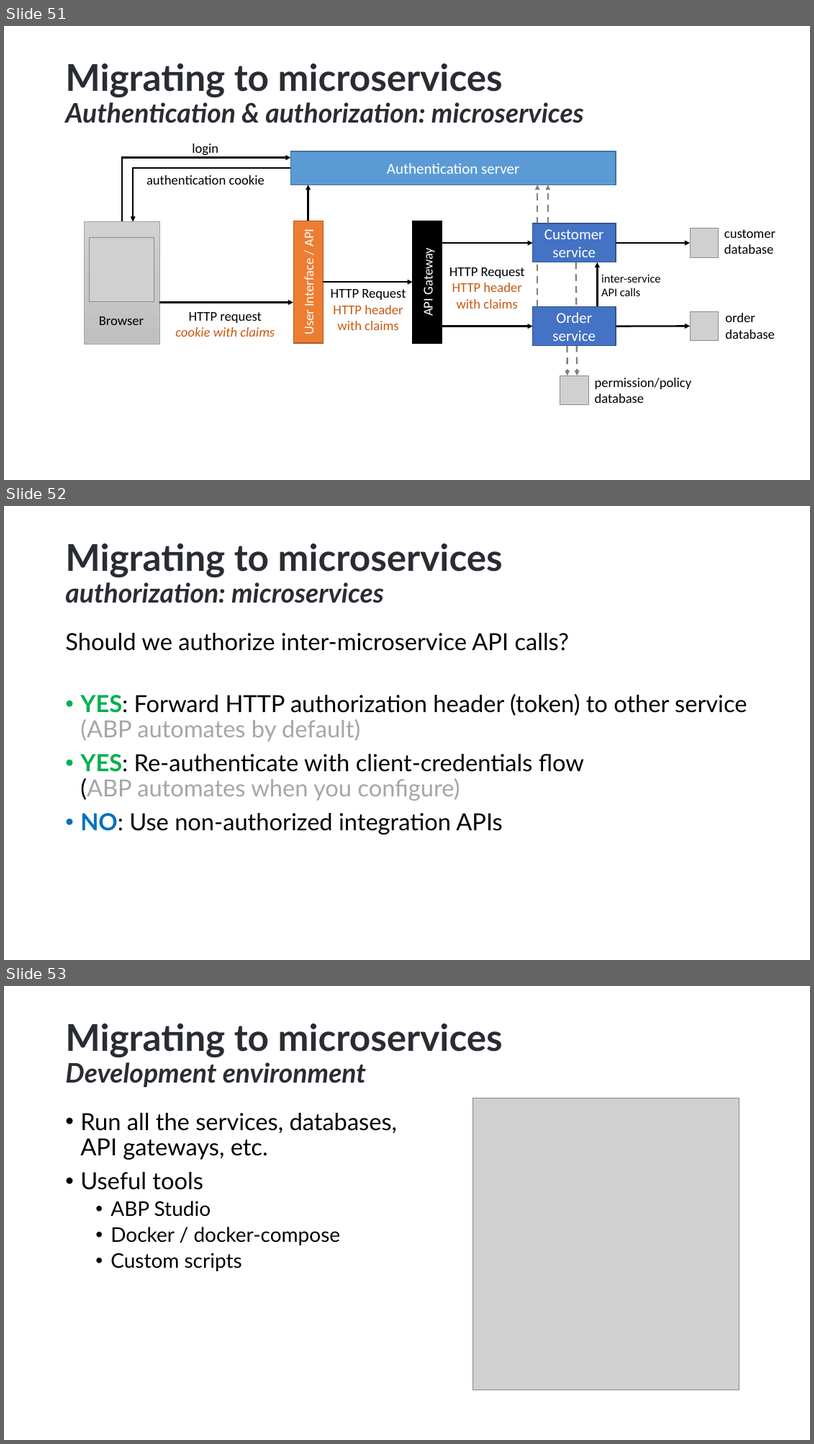
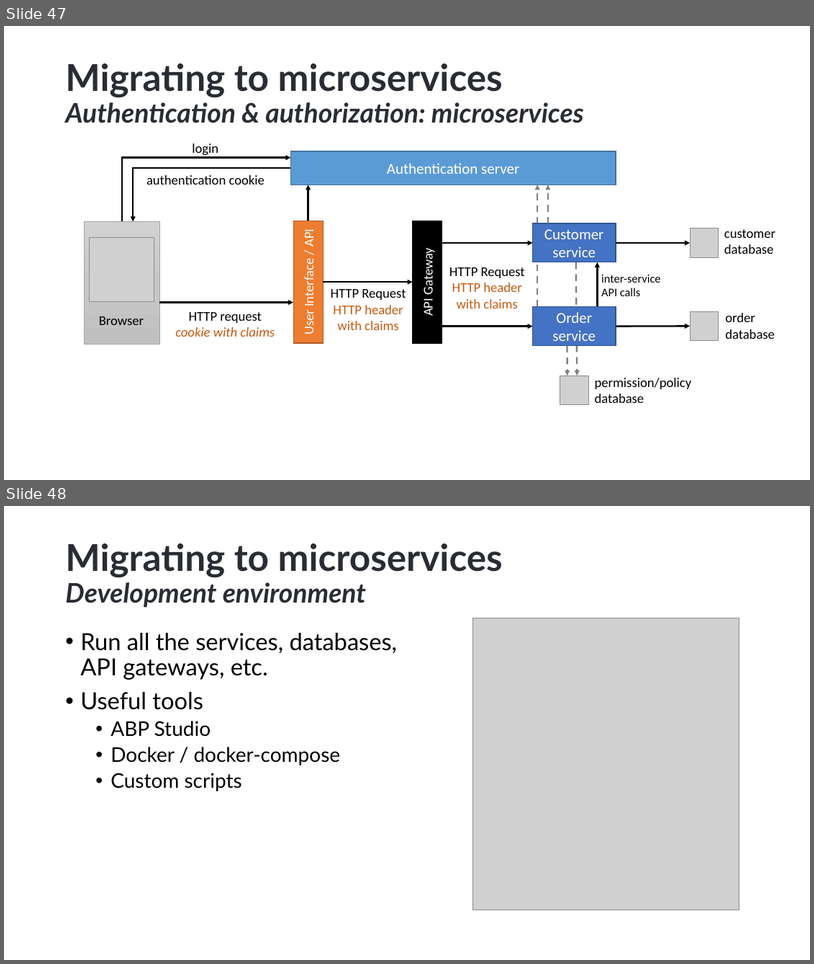
Before and after one commit to hikalkan/presentations, a slide deck: 2025-04-16 Roma Designing Monolith First For Microservices/Monolith First Presentation 1 - short.pptx. Shown one above the other, each under a label of ours: slides 51, 52 and 53 before the commit, slides 47 and 48 after it. The pictures are 814x1444 and 814x964 pixels, drawn with LibreOffice and Linux fonts; fonts in the diff are those of the drawing; grey boxes stand for pictures; background and template pictures are left out. Boxes give left, top, right and bottom in pixels: in the first picture for what was removed or moved away, otherwise in the second. Text is boxed around its words. In the diff, an @@ line names an element or a change of style, - is before the commit and + after.

```diff
--- a/2025-04-16 Roma Designing Monolith First For Microservices/Monolith First Presentation 1 - short.pptx
+++ b/2025-04-16 Roma Designing Monolith First For Microservices/Monolith First Presentation 1 - short.pptx
@@ slide 52 removed at (4, 506, 810, 960), background picture (left out) @@
@@ title removed at (65, 543, 503, 603) @@
-Migrating to microservices
-authorization: microservices
@@ text removed at (65, 633, 747, 834) @@
-Should we authorize inter-microservice API calls?
-• YES: Forward HTTP authorization header (token) to other service
-  (ABP automates by default)
-• YES: Re-authenticate with client-credentials flow
-  (ABP automates when you configure)
-• NO: Use non-authorized integration APIs
@@ what was slide 51 is now slide 47 @@
@@ what was slide 53 is now slide 48 @@
```
Also in this commit, not shown: 4 slides changed, 4 other slides removed.
